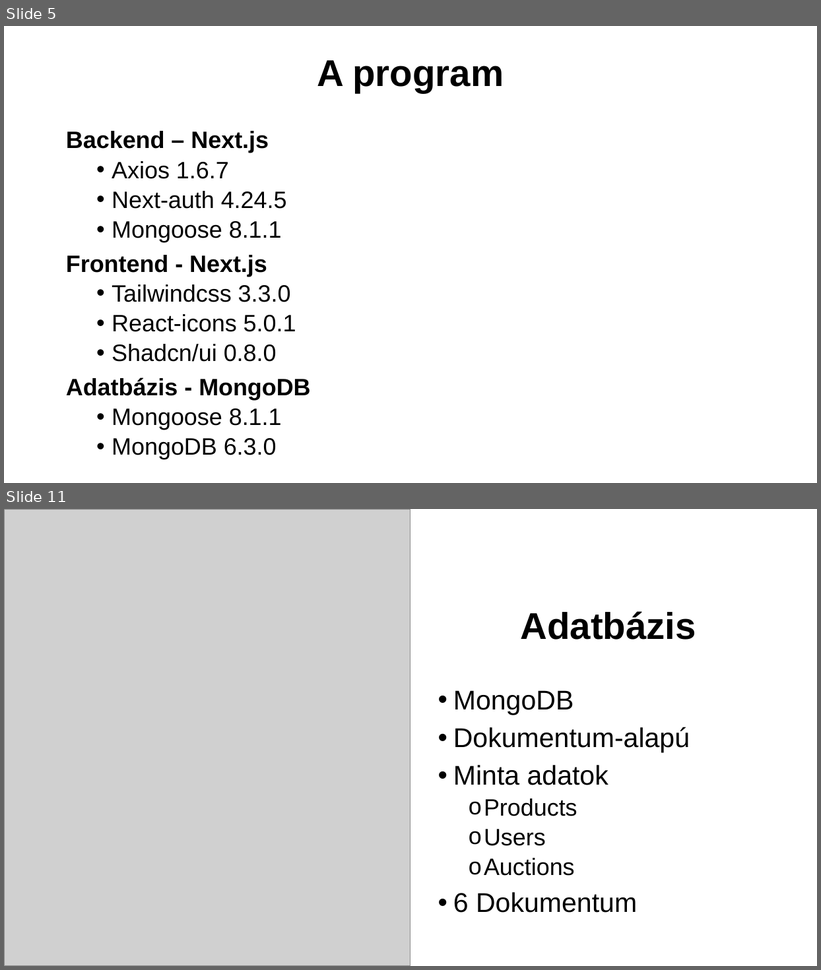
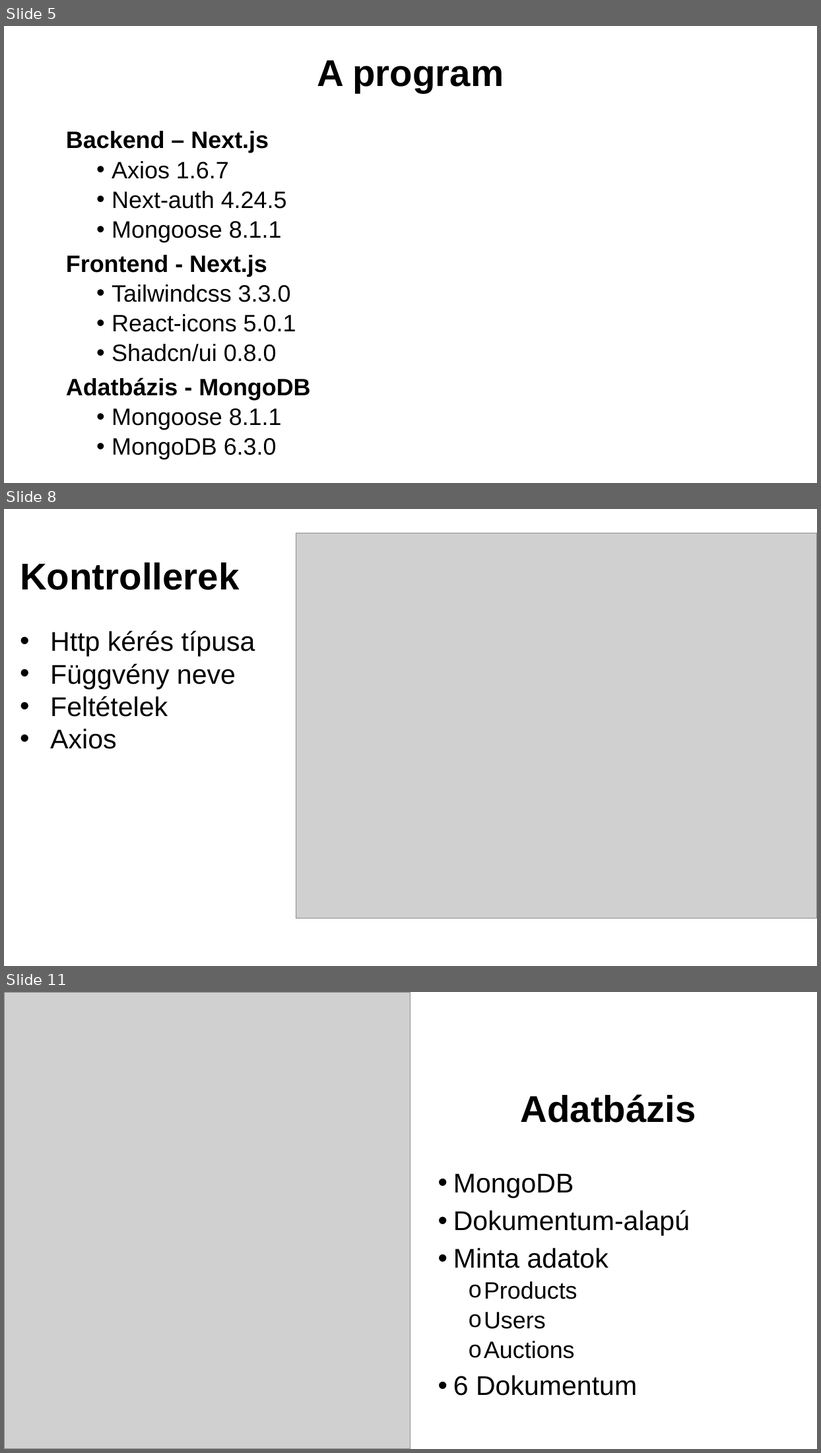
Before and after one commit to SzigetvariMark/pcweb, a slide deck: Bemutato.pptx. Shown one above the other, each under a label of ours: slides 5 and 11 before the commit, slides 5, 8 and 11 after it; the slides between them are not shown. The pictures are 821x970 and 821x1453 pixels, drawn with LibreOffice and Linux fonts; fonts in the diff are those of the drawing; grey boxes stand for pictures. Boxes give left, top, right and bottom in pixels: in the first picture for what was removed or moved away, otherwise in the second. Text is boxed around its words. In the diff, an @@ line names an element or a change of style, - is before the commit and + after.

```diff
--- a/Bemutato.pptx
+++ b/Bemutato.pptx
@@ slide 8 added at <box>4,509,817,966</box>, background #FFFFFF @@
@@ picture added at <box>296,533,817,919</box> @@
@@ title added at <box>20,562,239,590</box>, 44 pt, text #000000, bold @@
+Kontrollerek
@@ text added at <box>50,630,255,749</box>, 32 pt, text #000000 @@
+• Http kérés típusa
+• Függvény neve
+• Feltételek
+• Axios
```
Also in this commit, not shown: 3 slides changed, 1 other slide added, 2 slides removed.
